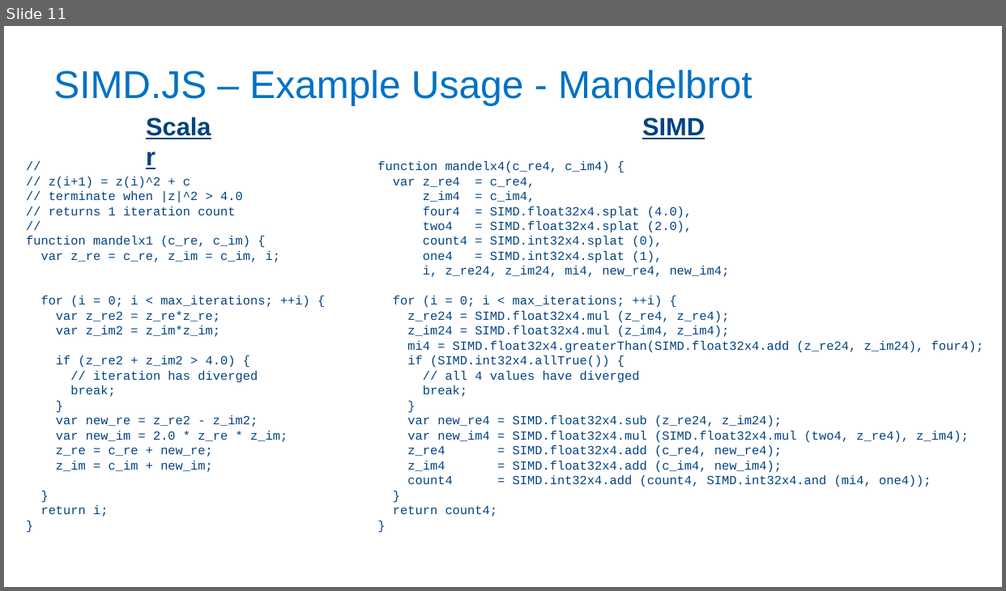
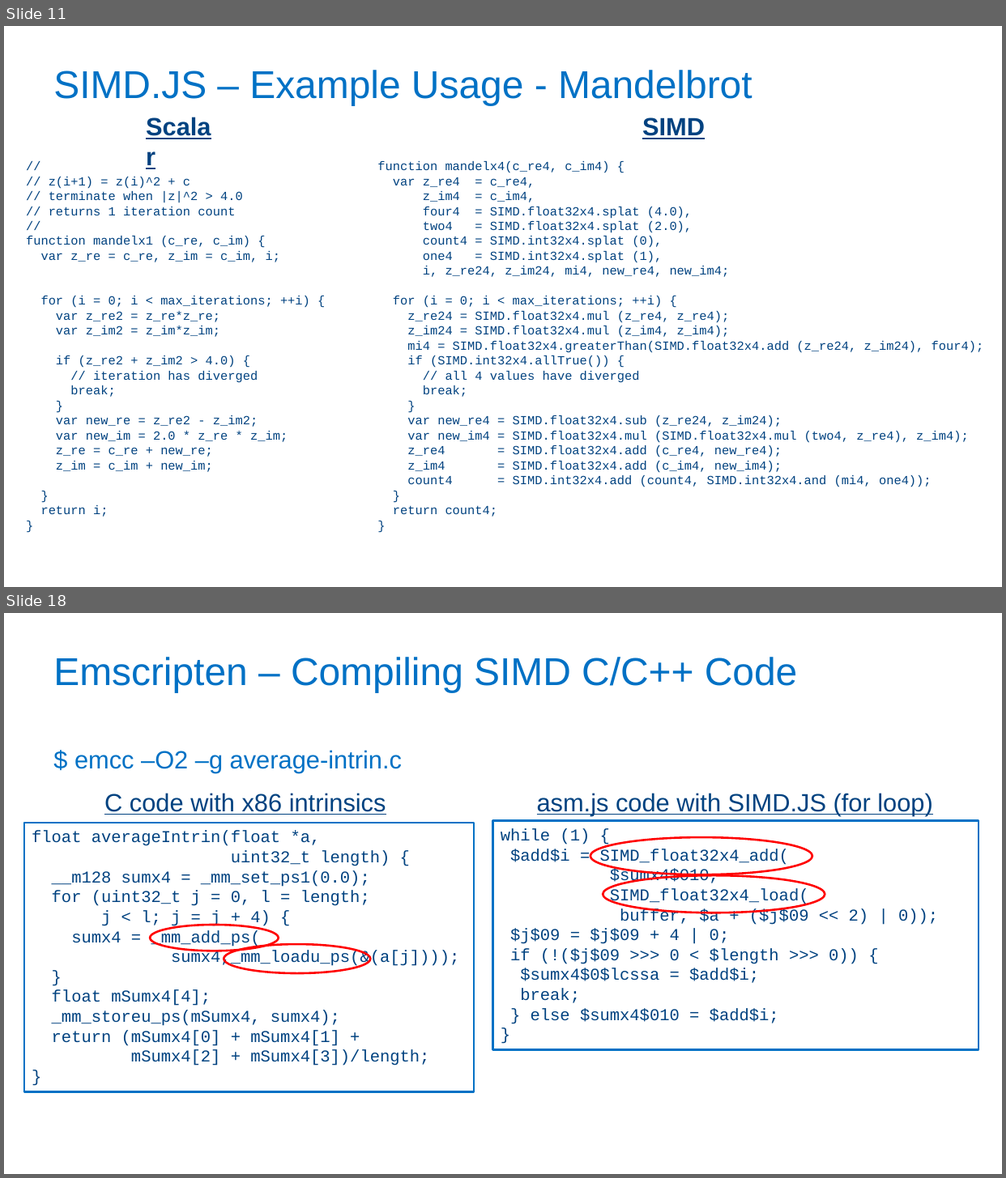
Before and after one commit to PeterJensen/wpmvp2015, a slide deck: simdjs-presentation.pptx. Shown one above the other, each under a label of ours: slide 11 before the commit, slides 11 and 18 after it; the slides between them are not shown. The pictures are 1006x591 and 1006x1178 pixels, drawn with LibreOffice and Linux fonts; fonts in the diff are those of the drawing; background and template pictures are left out. Boxes give left, top, right and bottom in pixels: in the first picture for what was removed or moved away, otherwise in the second. Text is boxed around its words. In the diff, an @@ line names an element or a change of style, - is before the commit and + after.

Commit message:
Added more slides for SIMD.JS and Emscripten

```diff
--- a/simdjs-presentation.pptx
+++ b/simdjs-presentation.pptx
@@ slide 18 added at <box>4,613,1002,1174</box>, background #FFFFFF @@
@@ title added at <box>53,657,798,693</box>, 37.3 pt, text #0071C5 @@
+Emscripten – Compiling SIMD C/C++ Code
@@ text added at <box>74,750,402,773</box>, 24 pt, text #0071C5 @@
+$ emcc –O2 –g average-intrin.c
@@ group added at <box>493,793,978,1050</box>: 2 ellipses, 1 rectangle, 1 text @@
+while (1) {
+$add$i = SIMD_float32x4_add(
+$sumx4$010,
+SIMD_float32x4_load(
+buffer, $a + ($j$09 << 2) | 0));
+$j$09 = $j$09 + 4 | 0;
+if (!($j$09 >>> 0 < $length >>> 0)) {
+$sumx4$0$lcssa = $add$i;
+break;
+} else $sumx4$010 = $add$i;
+}
+asm.js code with SIMD.JS (for loop)
@@ group added at <box>24,793,474,1093</box>: 2 ellipses, 1 rectangle, 1 text @@
+float averageIntrin(float *a,
+uint32_t length) {
+__m128 sumx4 = _mm_set_ps1(0.0);
+for (uint32_t j = 0, l = length;
+j < l; j = j + 4) {
+sumx4 = _mm_add_ps(
+sumx4,_mm_loadu_ps(&(a[j])));
+}
+float mSumx4[4];
+_mm_storeu_ps(mSumx4, sumx4);
+return (mSumx4[0] + mSumx4[1] +
+mSumx4[2] + mSumx4[3])/length;
+}
+C code with x86 intrinsics
```
Also in this commit, not shown: 2 slides changed, 5 other slides added, 4 other files.
